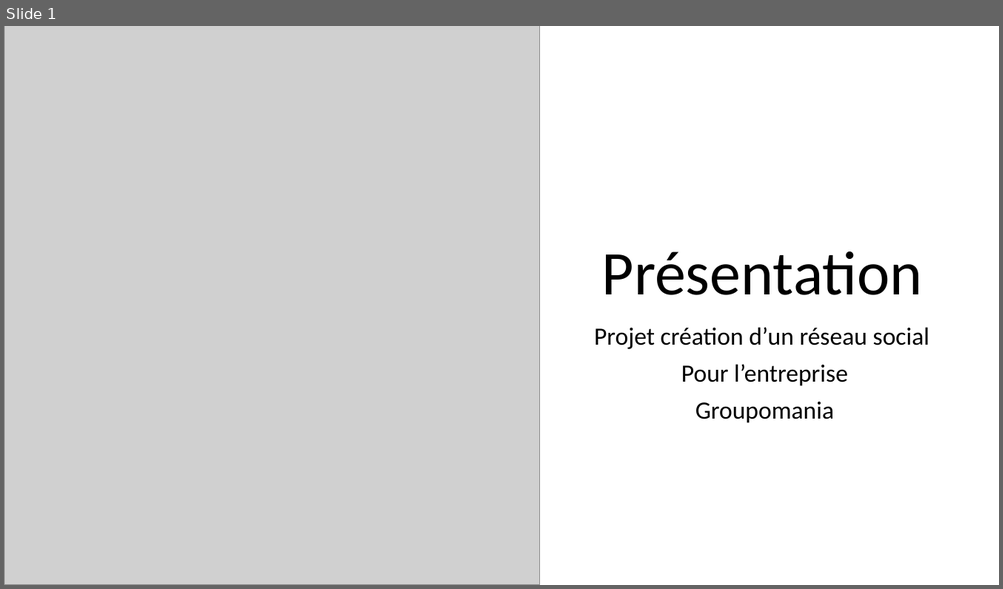
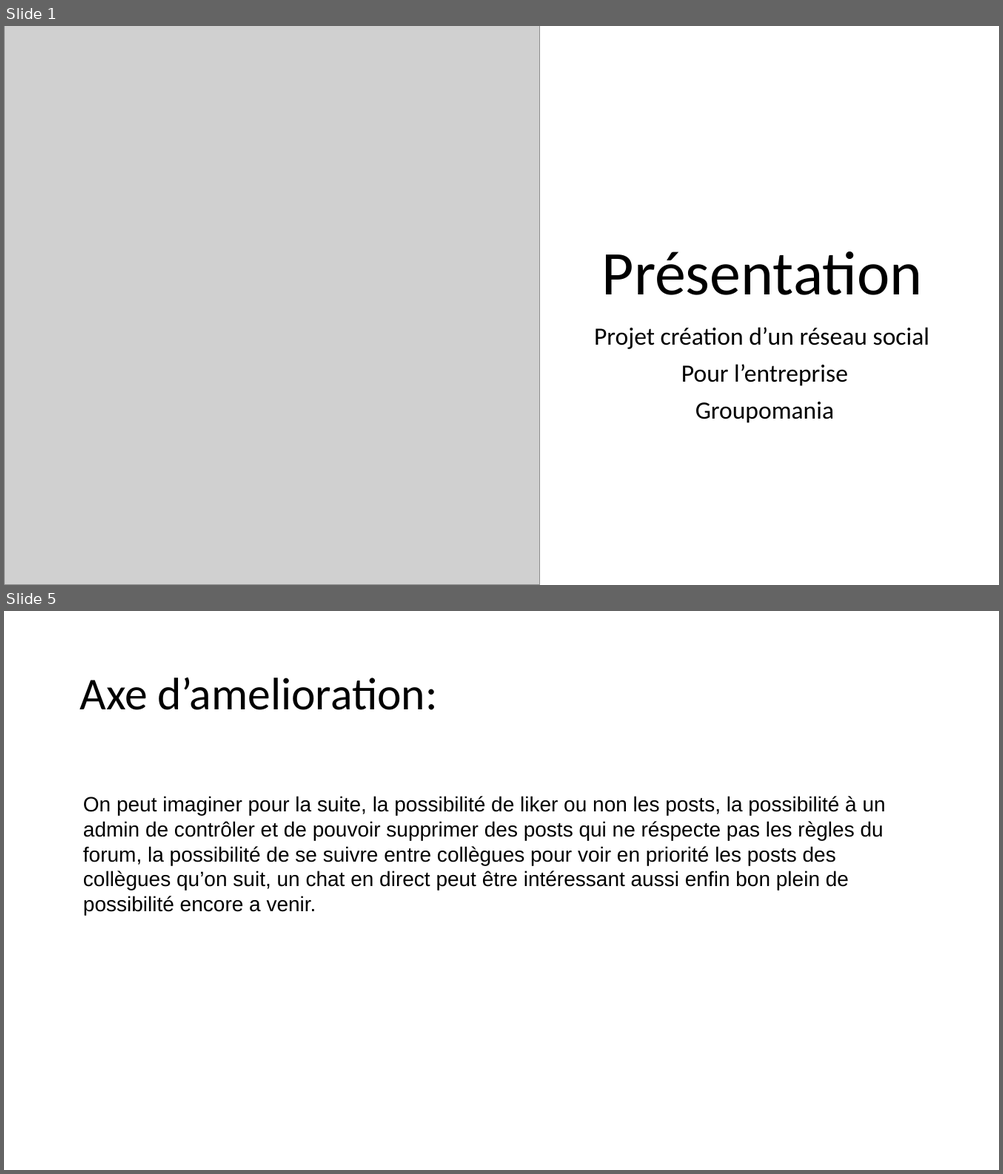
Before and after one commit to julescynamon/GoupomaniaP7, a slide deck: PrésentationduP7.pptx. Shown one above the other, each under a label of ours: slide 1 before the commit, slides 1 and 5 after it; the slides between them are not shown. The pictures are 1003x589 and 1003x1174 pixels, drawn with LibreOffice and Linux fonts; fonts in the diff are those of the drawing; grey boxes stand for pictures; background and template pictures are left out. Boxes give left, top, right and bottom in pixels: in the first picture for what was removed or moved away, otherwise in the second. Text is boxed around its words. In the diff, an @@ line names an element or a change of style, - is before the commit and + after.

```diff
--- a/PrésentationduP7.pptx
+++ b/PrésentationduP7.pptx
@@ slide 5 added at [4, 611, 999, 1170], background picture (left out) @@
@@ title added at [79, 678, 438, 710], 44 pt, text #000000 @@
+Axe d’amelioration:
@@ text added at [83, 796, 885, 915], 20 pt, text #000000 @@
+On peut imaginer pour la suite, la possibilité de liker ou non les posts, la possibilité à un admin de contrôler et de pouvoir supprimer des posts qui ne réspecte pas les règles du forum, la possibilité de se suivre entre collègues pour voir en priorité les posts des collègues qu’on suit, un chat en direct peut être intéressant aussi enfin bon plein de possibilité encore a venir.
```
Also in this commit, not shown: 3 slides changed, 1 slide removed.
